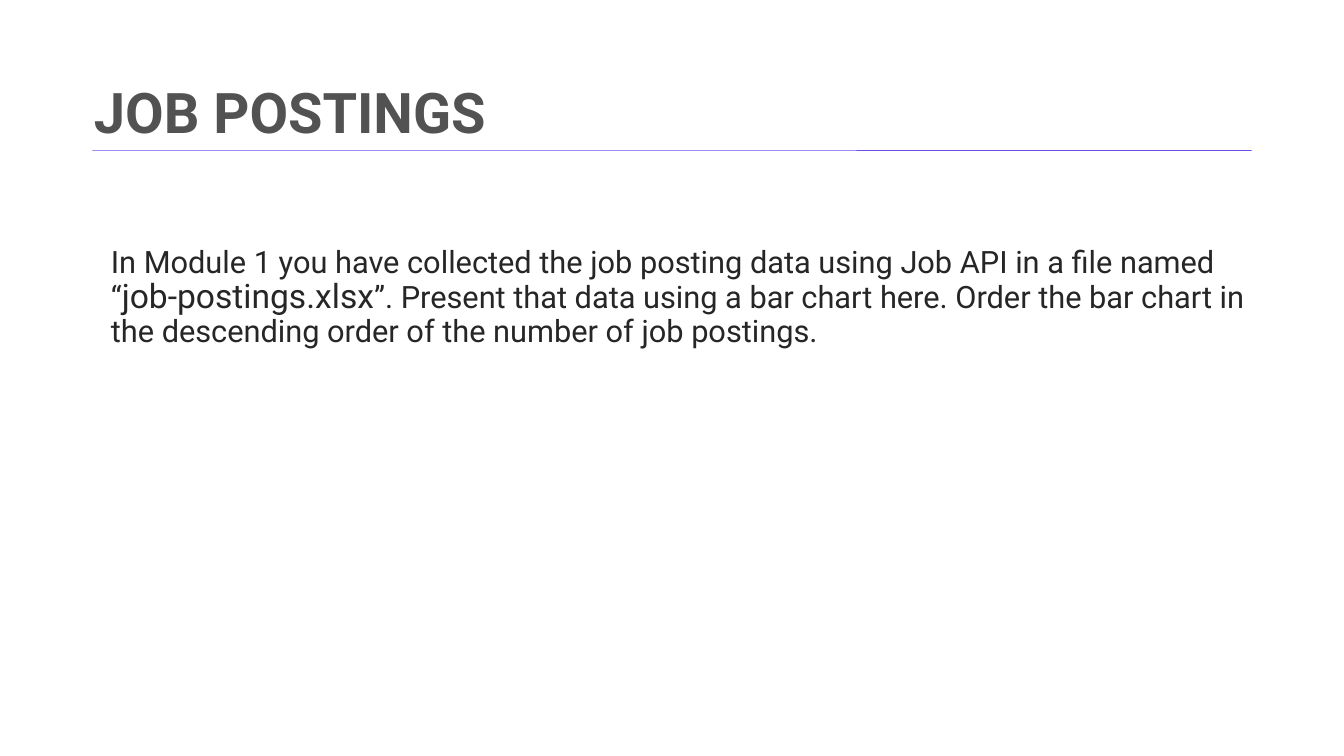
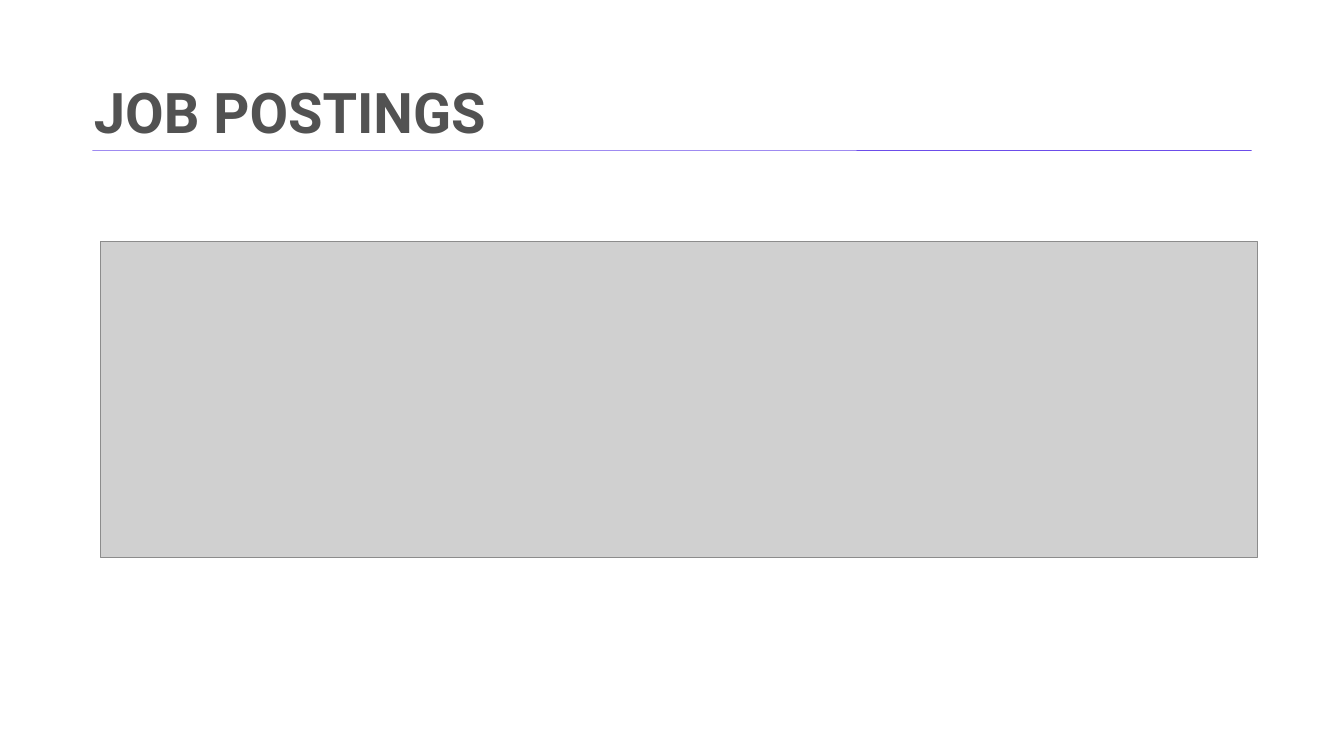
Before and after one commit to adriant25/ibm-data-analyst-capstone, a slide deck: slide 7 of capstone-project/capstone_v3.pptx. Drawn at 1344x756 pixels with LibreOffice and Linux fonts; fonts in the diff are those of the drawing; grey boxes stand for pictures; background and template pictures are left out. Boxes give left, top, right and bottom in pixels: in the first picture for what was removed or moved away, otherwise in the second. Text is boxed around its words. In the diff, an @@ line names an element or a change of style, - is before the commit and + after.

```diff
--- a/capstone-project/capstone_v3.pptx
+++ b/capstone-project/capstone_v3.pptx
@@ picture added at box(101, 242, 1257, 558) @@
@@ text removed at box(111, 249, 1244, 349) @@
-In Module 1 you have collected the job posting data using Job API in a file named “job-postings.xlsx”. Present that data using a bar chart here. Order the bar chart in the descending order of the number of job postings.
```
Also in this commit, not shown: 5 other slides changed, 7 other files.
